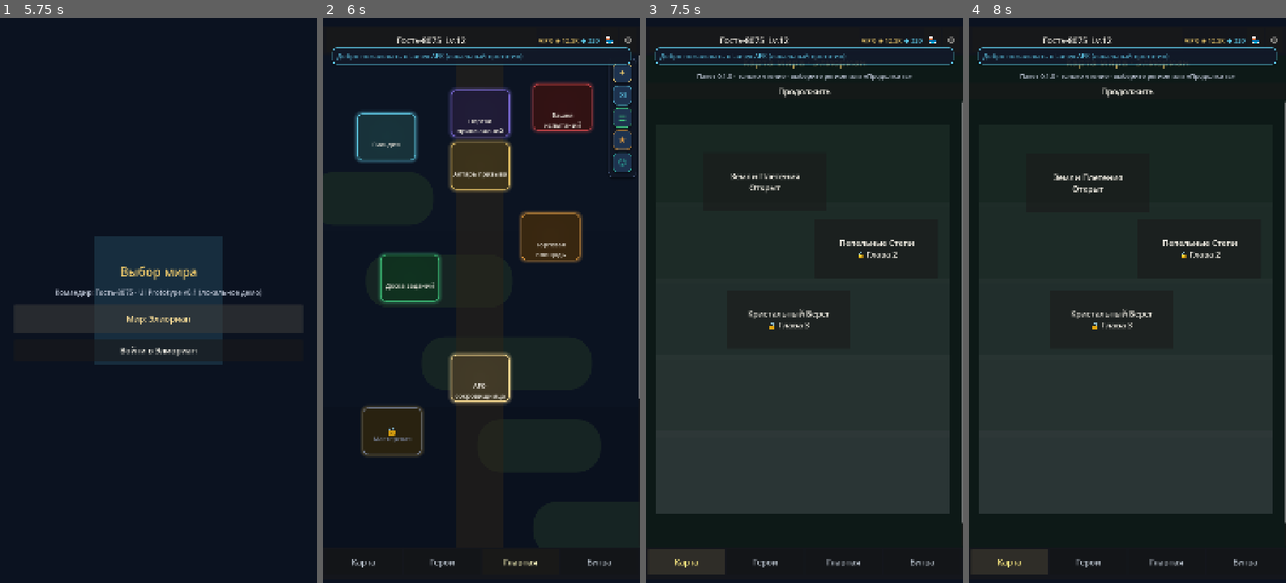
Above: before the commit, frames 1-4 (left to right).
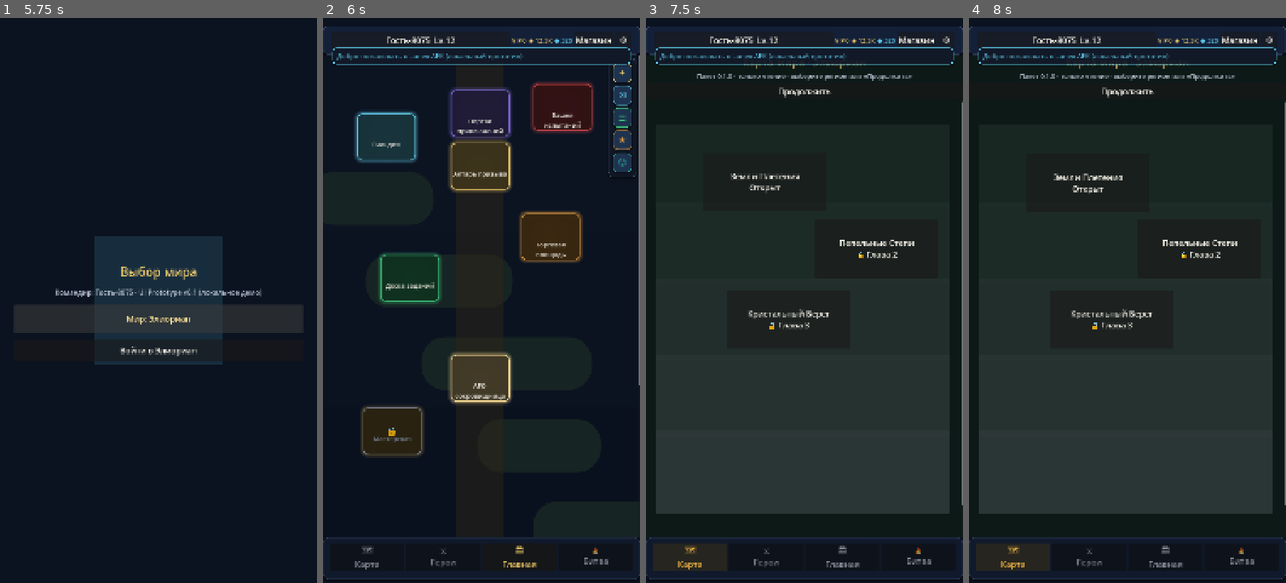
Above: after the commit, the same moments.

Repository: maillunex-lang/number5
Game: Godot game, scene res://scenes/bootstrap/splash.tscn
Same seed, same stepped clock (60 frames per second), same inputs: the game is played once before the commit and once after it.
Inputs (mouse positions are in pixels of both pictures, inside the frame that each line leads up to):
- Up to frame 1 (5.75 s): tap Enter at 0.5 s; move the mouse to (228, 272) at 0.52 s; click (228, 272) at 0.67 s; move the mouse to (95, 328) at 1.27 s; click (95, 328) at 1.42 s; move the mouse to (190, 176) at 2.02 s; click (190, 176) at 2.17 s; click (158, 57) at 2.77 s; type "12" at 2.85 s; click (158, 80) at 3 s; type "12" at 3.08 s; click "Войти (локальное демо)" at 3.5 s; click "Гостевой вход" at 4.25 s; click "Мир: Элиориан" at 5 s
- Up to frame 2 (6 s): click "Войти в Элиориан" at 5.75 s
- Up to frame 3 (7.5 s): click "🏪" (after the commit: "Магазин") at 6.5 s; click "Карта" (after the commit: "🗺 Карта") at 7.25 s
- Up to frame 4 (8 s): no input

Frame 1 is identical in both runs. In frame 2, 2.9% of the frame differs, in the area x 0-100%, y 1-100%; in frame 3, 3.4%; in frame 4, 3.4%.

Commit message:
feat(admin-studio): full design/content combine (schema 2)
Add theme/shell/strings/motion/assets package docs and Studio modules
(Theme, Shell, Strings, Motion, Assets, Packages diff/publish/rollback).
Godot ThemeManager, UIFactory, TopBar/BottomNav read the package.

Co-authored-by: maillunex-lang <maillunex-lang@users.noreply.github.com>

Diff:
--- /dev/null
+++ b/content/packages/0.1.0/assets.json
@@ -0,0 +1,35 @@
+{
+  "items": [
+    {
+      "id": "icon_app",
+      "path": "res://assets/ui/icon.svg",
+      "role": "app_icon",
+      "tags": ["ui", "brand"],
+      "note": "Иконка приложения"
+    },
+    {
+      "id": "font_display",
+      "path": "res://fonts/Cinzel-Bold.ttf",
+      "role": "font_display",
+      "tags": ["font"]
+    },
+    {
+      "id": "font_ui",
+      "path": "res://fonts/OpenSans-SemiBold.ttf",
+      "role": "font_ui",
+      "tags": ["font"]
+    },
+    {
+      "id": "placeholder_building",
+      "path": "",
+      "role": "building_art",
+      "tags": ["hub", "placeholder"],
+      "note": "Слот арта здания — назначьте PNG/WebP через Studio"
+    }
+  ],
+  "bindings": {
+    "hub.building.summon": "placeholder_building",
+    "hub.building.guild": "placeholder_building",
+    "shell.brand": "icon_app"
+  }
+}
--- /dev/null
+++ b/content/packages/0.1.0/motion.json
@@ -0,0 +1,11 @@
+{
+  "transition_ms": 280,
+  "parallax_enabled": true,
+  "hub_pulse": true,
+  "hub_pulse_sec": 1.1,
+  "particle_scale": 1.0,
+  "max_active_fx": 24,
+  "hub_decor_layers": 3,
+  "building_float": true,
+  "toast_ms": 2200
+}
--- /dev/null
+++ b/content/packages/0.1.0/shell.json
@@ -0,0 +1,32 @@
+{
+  "top_bar": {
+    "show_profile": true,
+    "show_gold": true,
+    "show_diamonds": true,
+    "show_vip": true,
+    "show_shop": true,
+    "show_settings": true,
+    "shop_label": "Магазин",
+    "height": 96,
+    "bg": "#132038",
+    "border": "#3A4A68"
+  },
+  "bottom_nav": {
+    "height": 110,
+    "bg": "#101A2C",
+    "border": "#3A4A68",
+    "tabs": [
+      { "id": "map", "label": "Карта", "icon": "🗺", "enabled": true },
+      { "id": "heroes", "label": "Герои", "icon": "⚔", "enabled": true },
+      { "id": "hub", "label": "Главная", "icon": "🏛", "enabled": true },
+      { "id": "battle", "label": "Битва", "icon": "🔥", "enabled": true }
+    ]
+  },
+  "safe_area": {
+    "top": 0,
+    "bottom": 0,
+    "left": 0,
+    "right": 0
+  },
+  "welcome_toast": "Добро пожаловать в Lunex AFK (локальный прототип)"
+}
--- /dev/null
+++ b/content/packages/0.1.0/strings.json
@@ -0,0 +1,21 @@
+{
+  "locale": "ru",
+  "entries": {
+    "app.name": "Lunex AFK",
+    "nav.map": "Карта",
+    "nav.heroes": "Герои",
+    "nav.hub": "Главная",
+    "nav.battle": "Битва",
+    "shell.shop": "Магазин",
+    "hub.title": "Главный хаб",
+    "map.title": "Карта мира · Элиориан",
+    "map.continue": "Продолжить",
+    "heroes.title": "Коллекция героев",
+    "battle.title": "Арена режимов",
+    "common.back": "Назад",
+    "common.demo": "Демо",
+    "common.save": "Сохранить",
+    "auth.guest": "Войти как гость",
+    "empty.generic": "Пока пусто — загляните позже"
+  }
+}
--- /dev/null
+++ b/content/packages/0.1.0/theme.json
@@ -0,0 +1,41 @@
+{
+  "id": "lunex-default",
+  "title": "Lunex Anime Fantasy",
+  "radius": { "sm": 10, "md": 14, "lg": 18, "xl": 22 },
+  "spacing": { "xs": 6, "sm": 10, "md": 16, "lg": 24 },
+  "fonts": {
+    "display": "res://fonts/Cinzel-Bold.ttf",
+    "ui": "res://fonts/OpenSans-SemiBold.ttf",
+    "body": "res://fonts/OpenSans-Regular.ttf"
+  },
+  "palette": {
+    "bg_deep": "#0B1220",
+    "bg_mid": "#132038",
+    "bg_panel": "#1A2A45",
+    "bg_panel_alt": "#243552",
+    "gold": "#E8C56A",
+    "gold_dim": "#A8893E",
+    "gold_bright": "#FFE29A",
+    "cyan": "#5EC8E8",
+    "teal": "#2A9B8F",
+    "crimson": "#C4454A",
+    "emerald": "#3DBE7A",
+    "amber": "#E09A3E",
+    "text_primary": "#F4F0E6",
+    "text_secondary": "#B8C0D0",
+    "text_muted": "#7A8499",
+    "frame_outer": "#3A4A68",
+    "frame_inner": "#C9A84C",
+    "button_normal": "#1E334F",
+    "button_hover": "#2A4568",
+    "button_pressed": "#15263C",
+    "nav_active": "#E8C56A",
+    "nav_idle": "#8A94A8"
+  },
+  "components": {
+    "button_height": 64,
+    "gold_button_height": 72,
+    "panel_border": 2,
+    "shadow_size": 6
+  }
+}
--- a/scenes/hub/hub_root.gd
+++ b/scenes/hub/hub_root.gd
@@ -266,12 +266,13 @@
 	ScreenRouter.go(route, payload)
 
 func _start_ambient() -> void:
-	if ThemeManager.max_active_fx <= 0:
-		return
+	if ThemeManager.max_active_fx <= 0 or not ThemeManager.hub_pulse:
+		return
+	var sec := ThemeManager.hub_pulse_sec
 	for p in _pulse_nodes:
 		var tw := create_tween().set_loops()
-		tw.tween_property(p, "modulate", Color(1.15, 1.1, 1.0, 1), 1.1)
-		tw.tween_property(p, "modulate", Color(1, 1, 1, 1), 1.1)
+		tw.tween_property(p, "modulate", Color(1.15, 1.1, 1.0, 1), sec)
+		tw.tween_property(p, "modulate", Color(1, 1, 1, 1), sec)
 
 func _apply_quality() -> void:
 	_fx.visible = ThemeManager.hub_decor_layers >= 2
--- a/scenes/map/map_root.gd
+++ b/scenes/map/map_root.gd
@@ -6,7 +6,7 @@
 @onready var _title: Label = $Header/Title
 
 func _ready() -> void:
-	_title.text = "Карта мира · Элиориан"
+	_title.text = ContentPackageLoader.tr_key("map.title", "Карта мира · Элиориан")
 	_build()
 	$Header/ContinueBtn.pressed.connect(_on_continue)
 	$Header/BackHint.text = "%s · выберите регион или «Продолжить»" % ContentPackageLoader.package_label()
--- a/scenes/shell/bottom_nav.gd
+++ b/scenes/shell/bottom_nav.gd
@@ -5,21 +5,50 @@
 
 func setup(shell: Node) -> void:
 	_shell = shell
+	_apply_shell_chrome()
 	_buttons = {
 		"map": $Pad/Row/Map,
 		"heroes": $Pad/Row/Heroes,
 		"hub": $Pad/Row/Hub,
 		"battle": $Pad/Row/Battle,
 	}
+	_apply_tab_labels()
 	_buttons["map"].pressed.connect(func(): _shell.on_nav("map"))
 	_buttons["heroes"].pressed.connect(func(): _shell.on_nav("heroes"))
 	_buttons["hub"].pressed.connect(func(): _shell.on_nav("hub"))
 	_buttons["battle"].pressed.connect(func(): _shell.on_nav("battle"))
 	set_active("hub")
+	ContentPackageLoader.package_loaded.connect(func(_v):
+		_apply_shell_chrome()
+		_apply_tab_labels()
+	)
+
+func _apply_shell_chrome() -> void:
+	var bn: Dictionary = ContentPackageLoader.shell.get("bottom_nav", {})
+	var h := float(bn.get("height", 110))
+	custom_minimum_size.y = h
+	var bg := Color(str(bn.get("bg", "#101A2C")))
+	var border := Color(str(bn.get("border", "#3A4A68")))
+	add_theme_stylebox_override("panel", UIFactory.panel_style(bg, border, ThemeManager.radius("lg"), 2))
+
+func _apply_tab_labels() -> void:
+	var tabs: Array = ContentPackageLoader.get_shell_tabs()
+	var by_id := {}
+	for t in tabs:
+		by_id[str(t.get("id", ""))] = t
+	for id in _buttons.keys():
+		var b: Button = _buttons[id]
+		var conf: Dictionary = by_id.get(id, {})
+		var label := ContentPackageLoader.tr_key("nav.%s" % id, str(conf.get("label", id)))
+		var icon := str(conf.get("icon", ""))
+		b.text = ("%s\n%s" % [icon, label]) if icon != "" else label
+		b.visible = bool(conf.get("enabled", true)) if not conf.is_empty() else true
 
 func set_active(tab: String) -> void:
+	var active_c := ThemeManager.color("nav_active", LunexColors.NAV_ACTIVE)
+	var idle_c := ThemeManager.color("nav_idle", LunexColors.NAV_IDLE)
 	for k in _buttons:
 		var b: Button = _buttons[k]
 		var on: bool = (str(k) == tab)
-		b.modulate = Color(1.15, 1.05, 0.85) if on else Color(0.75, 0.8, 0.88)
+		b.modulate = active_c if on else idle_c
 		b.disabled = false
--- a/scenes/shell/game_shell.gd
+++ b/scenes/shell/game_shell.gd
@@ -29,7 +29,13 @@
 	show_tab(UIStateManager.current_tab if UIStateManager.current_tab != "" else "hub")
 	ScreenRouter._current = "ROOT-03"
 	ScreenRouter._history = ["ROOT-03"]
-	NotificationManager.info("Добро пожаловать в Lunex AFK (локальный прототип)")
+	var welcome := ContentPackageLoader.tr_key(
+		"app.name",
+		str(ContentPackageLoader.shell.get("welcome_toast", "Добро пожаловать в Lunex AFK (локальный прототип)"))
+	)
+	if ContentPackageLoader.shell.has("welcome_toast"):
+		welcome = str(ContentPackageLoader.shell["welcome_toast"])
+	NotificationManager.info(welcome)
 
 func _load_tabs() -> void:
 	var paths := {
--- a/scenes/shell/top_bar.gd
+++ b/scenes/shell/top_bar.gd
@@ -5,14 +5,35 @@
 @onready var _gold: Label = $Pad/Row/Gold
 @onready var _dia: Label = $Pad/Row/Dia
 @onready var _vip: Label = $Pad/Row/Vip
+@onready var _shop: Button = $Pad/Row/ShopBtn
+@onready var _settings: Button = $Pad/Row/SettingsBtn
 
 func setup(shell: Node) -> void:
 	_shell = shell
+	_apply_shell_chrome()
 	_profile_btn.pressed.connect(func(): ScreenRouter.go("PROFILE-01"))
-	$Pad/Row/ShopBtn.pressed.connect(func(): ScreenRouter.go("HUB-06"))
-	$Pad/Row/SettingsBtn.pressed.connect(func(): ScreenRouter.go("SETTINGS-01"))
+	_shop.pressed.connect(func(): ScreenRouter.go("HUB-06"))
+	_settings.pressed.connect(func(): ScreenRouter.go("SETTINGS-01"))
 	AppState.currencies_changed.connect(refresh)
+	ContentPackageLoader.package_loaded.connect(func(_v):
+		_apply_shell_chrome()
+		refresh()
+	)
 	refresh()
+
+func _apply_shell_chrome() -> void:
+	var tb: Dictionary = ContentPackageLoader.shell.get("top_bar", {})
+	custom_minimum_size.y = float(tb.get("height", 96))
+	var bg := Color(str(tb.get("bg", "#132038")))
+	var border := Color(str(tb.get("border", "#3A4A68")))
+	add_theme_stylebox_override("panel", UIFactory.panel_style(bg, border, ThemeManager.radius("md"), 2))
+	_profile_btn.visible = bool(tb.get("show_profile", true))
+	_gold.visible = bool(tb.get("show_gold", true))
+	_dia.visible = bool(tb.get("show_diamonds", true))
+	_vip.visible = bool(tb.get("show_vip", true))
+	_shop.visible = bool(tb.get("show_shop", true))
+	_settings.visible = bool(tb.get("show_settings", true))
+	_shop.text = ContentPackageLoader.tr_key("shell.shop", str(tb.get("shop_label", "Магазин")))
 
 func refresh() -> void:
 	if _profile_btn == null:
--- a/scripts/autoload/content_package_loader.gd
+++ b/scripts/autoload/content_package_loader.gd
@@ -16,6 +16,11 @@
 var heroes_pack: Dictionary = {}
 var battle_modes: Dictionary = {}
 var features: Dictionary = {}
+var theme: Dictionary = {}
+var shell: Dictionary = {}
+var strings: Dictionary = {}
+var motion: Dictionary = {}
+var assets: Dictionary = {}
 var loaded: bool = false
 
 func _ready() -> void:
@@ -32,7 +37,6 @@
 
 func load_package(ver: String) -> bool:
 	var base := "%s/%s" % [BUNDLED_ROOT, ver]
-	# Optional override from user cache (local Studio publish sync)
 	var cache_base := "%s/%s" % [CACHE_ROOT, ver]
 	if DirAccess.open(cache_base) != null and FileAccess.file_exists("%s/hub.json" % cache_base):
 		base = cache_base
@@ -54,12 +58,33 @@
 	heroes_pack = _read_json("%s/heroes.json" % base)
 	battle_modes = _read_json("%s/battle_modes.json" % base)
 	features = _read_json("%s/features.json" % base)
+	theme = _read_json("%s/theme.json" % base)
+	shell = _read_json("%s/shell.json" % base)
+	strings = _read_json("%s/strings.json" % base)
+	motion = _read_json("%s/motion.json" % base)
+	assets = _read_json("%s/assets.json" % base)
 
 func reload() -> bool:
 	return load_active_package()
 
 func package_label() -> String:
 	return "Пакет %s · только чтение" % version
+
+func tr_key(key: String, fallback: String = "") -> String:
+	var entries: Dictionary = strings.get("entries", {})
+	if entries.has(key):
+		return str(entries[key])
+	return fallback if fallback != "" else key
+
+func color_of(key: String, fallback: Color = Color.WHITE) -> Color:
+	var pal: Dictionary = theme.get("palette", {})
+	if pal.has(key):
+		return Color(str(pal[key]))
+	return fallback
+
+func radius(key: String = "md") -> int:
+	var r: Dictionary = theme.get("radius", {})
+	return int(r.get(key, 14))
 
 func _read_json(path: String) -> Dictionary:
 	if not FileAccess.file_exists(path):
@@ -84,3 +109,11 @@
 
 func get_battle_portals() -> Array:
 	return battle_modes.get("portals", [])
+
+func get_shell_tabs() -> Array:
+	var bn: Dictionary = shell.get("bottom_nav", {})
+	return bn.get("tabs", [])
+
+func get_asset_binding(key: String) -> String:
+	var bindings: Dictionary = assets.get("bindings", {})
+	return str(bindings.get(key, ""))
--- a/scripts/autoload/theme_manager.gd
+++ b/scripts/autoload/theme_manager.gd
@@ -1,7 +1,8 @@
 extends Node
-## GRAPHICS-UI-001 A — только пресеты: low / medium / high / ultra
+## GRAPHICS-UI-001 A — пресеты + тема/motion из контент-пакета
 
 signal preset_changed(preset: String)
+signal theme_reloaded
 
 const PRESETS := ["low", "medium", "high", "ultra"]
 
@@ -13,40 +14,79 @@
 var particle_scale: float = 1.0
 var transition_ms: int = 280
 var hub_decor_layers: int = 3
+var hub_pulse: bool = true
+var hub_pulse_sec: float = 1.1
+var building_float: bool = true
+var toast_ms: int = 2200
+var palette: Dictionary = {}
+var radius_map: Dictionary = {}
+var components: Dictionary = {}
 
 func _ready() -> void:
 	_load_local()
+	_apply_package_theme()
 	apply_preset(preset, false)
+	ContentPackageLoader.package_loaded.connect(func(_v):
+		_apply_package_theme()
+		apply_preset(preset, false)
+		theme_reloaded.emit()
+	)
+
+func _apply_package_theme() -> void:
+	palette = ContentPackageLoader.theme.get("palette", {}).duplicate(true)
+	radius_map = ContentPackageLoader.theme.get("radius", {}).duplicate(true)
+	components = ContentPackageLoader.theme.get("components", {}).duplicate(true)
+	var motion: Dictionary = ContentPackageLoader.motion
+	if not motion.is_empty():
+		if motion.has("transition_ms"):
+			transition_ms = int(motion["transition_ms"])
+		if motion.has("parallax_enabled"):
+			parallax_enabled = bool(motion["parallax_enabled"])
+		if motion.has("particle_scale"):
+			particle_scale = float(motion["particle_scale"])
+		if motion.has("max_active_fx"):
+			max_active_fx = int(motion["max_active_fx"])
+		if motion.has("hub_decor_layers"):
+			hub_decor_layers = int(motion["hub_decor_layers"])
+		hub_pulse = bool(motion.get("hub_pulse", true))
+		hub_pulse_sec = float(motion.get("hub_pulse_sec", 1.1))
+		building_float = bool(motion.get("building_float", true))
+		toast_ms = int(motion.get("toast_ms", 2200))
+
+func color(key: String, fallback: Color = Color.WHITE) -> Color:
+	if palette.has(key):
+		return Color(str(palette[key]))
+	return ContentPackageLoader.color_of(key, fallback)
+
+func radius(key: String = "md") -> int:
+	if radius_map.has(key):
+		return int(radius_map[key])
+	return ContentPackageLoader.radius(key)
 
 func apply_preset(name: String, save: bool = true) -> void:
 	if name not in PRESETS:
 		name = "medium"
 	preset = name
+	# Package motion is baseline; presets scale FX budget.
+	_apply_package_theme()
 	match preset:
 		"low":
-			max_active_fx = 6
+			max_active_fx = mini(max_active_fx, 6)
 			parallax_enabled = false
-			particle_scale = 0.35
-			transition_ms = 160
-			hub_decor_layers = 1
+			particle_scale = minf(particle_scale, 0.35)
+			transition_ms = mini(transition_ms, 160)
+			hub_decor_layers = mini(hub_decor_layers, 1)
+			hub_pulse = false
 		"medium":
-			max_active_fx = 12
-			parallax_enabled = true
-			particle_scale = 0.7
-			transition_ms = 220
-			hub_decor_layers = 2
+			max_active_fx = mini(max_active_fx, 12)
+			particle_scale = minf(particle_scale, 0.7)
+			hub_decor_layers = mini(hub_decor_layers, 2)
 		"high":
-			max_active_fx = 24
-			parallax_enabled = true
-			particle_scale = 1.0
-			transition_ms = 280
-			hub_decor_layers = 3
+			pass
 		"ultra":
-			max_active_fx = 40
-			parallax_enabled = true
-			particle_scale = 1.25
-			transition_ms = 320
-			hub_decor_layers = 4
+			max_active_fx = maxi(max_active_fx, 40)
+			particle_scale = maxf(particle_scale, 1.25)
+			hub_decor_layers = maxi(hub_decor_layers, 4)
 	if save:
 		_save_local()
 	preset_changed.emit(preset)
--- a/scripts/ui/ui_factory.gd
+++ b/scripts/ui/ui_factory.gd
@@ -24,40 +24,64 @@
 static func muted(text: String, size: int = 22) -> Label:
 	return label(text, size, LunexColors.TEXT_MUTED, false)
 
+static func _c(key: String, fallback: Color) -> Color:
+	if Engine.is_editor_hint():
+		return fallback
+	if ThemeManager and ThemeManager.palette.size() > 0:
+		return ThemeManager.color(key, fallback)
+	return fallback
+
+static func _r(key: String, fallback: int) -> int:
+	if Engine.is_editor_hint():
+		return fallback
+	if ThemeManager and ThemeManager.radius_map.size() > 0:
+		return ThemeManager.radius(key)
+	return fallback
+
 static func panel_style(bg: Color = LunexColors.BG_PANEL, border: Color = LunexColors.FRAME_INNER, radius: int = 16, border_w: int = 2) -> StyleBoxFlat:
 	var s := StyleBoxFlat.new()
 	s.bg_color = bg
 	s.border_color = border
 	s.set_border_width_all(border_w)
-	s.set_corner_radius_all(radius)
-	s.content_margin_left = 16
-	s.content_margin_right = 16
-	s.content_margin_top = 12
-	s.content_margin_bottom = 12
+	s.set_corner_radius_all(radius if radius > 0 else _r("md", 16))
+	var spacing_md := 16
+	if not Engine.is_editor_hint() and ContentPackageLoader.theme.has("spacing"):
+		spacing_md = int(ContentPackageLoader.theme["spacing"].get("md", 16))
+	s.content_margin_left = spacing_md
+	s.content_margin_right = spacing_md
+	s.content_margin_top = int(spacing_md * 0.75)
+	s.content_margin_bottom = int(spacing_md * 0.75)
 	s.shadow_color = Color(0, 0, 0, 0.35)
-	s.shadow_size = 6
+	var shadow := 6
+	if not Engine.is_editor_hint() and ThemeManager.components.has("shadow_size"):
+		shadow = int(ThemeManager.components["shadow_size"])
+	s.shadow_size = shadow
 	s.shadow_offset = Vector2(0, 3)
 	return s
 
 static func button_styles() -> Dictionary:
-	var n := panel_style(LunexColors.BUTTON_NORMAL, LunexColors.GOLD_DIM, 14, 2)
-	var h := panel_style(LunexColors.BUTTON_HOVER, LunexColors.GOLD, 14, 2)
-	var p := panel_style(LunexColors.BUTTON_PRESSED, LunexColors.GOLD_BRIGHT, 14, 2)
-	var d := panel_style(LunexColors.BUTTON_DISABLED, LunexColors.FRAME_OUTER, 14, 1)
+	var rad := _r("md", 14)
+	var n := panel_style(_c("button_normal", LunexColors.BUTTON_NORMAL), _c("gold_dim", LunexColors.GOLD_DIM), rad, 2)
+	var h := panel_style(_c("button_hover", LunexColors.BUTTON_HOVER), _c("gold", LunexColors.GOLD), rad, 2)
+	var p := panel_style(_c("button_pressed", LunexColors.BUTTON_PRESSED), _c("gold_bright", LunexColors.GOLD_BRIGHT), rad, 2)
+	var d := panel_style(LunexColors.BUTTON_DISABLED, _c("frame_outer", LunexColors.FRAME_OUTER), rad, 1)
 	return {"normal": n, "hover": h, "pressed": p, "disabled": d}
 
 static func fantasy_button(text: String, min_h: int = 64) -> Button:
+	var h := min_h
+	if not Engine.is_editor_hint() and ThemeManager.components.has("button_height"):
+		h = int(ThemeManager.components["button_height"]) if min_h == 64 else min_h
 	var b := Button.new()
 	b.text = text
-	b.custom_minimum_size = Vector2(0, min_h)
+	b.custom_minimum_size = Vector2(0, h)
 	var st := button_styles()
 	b.add_theme_stylebox_override("normal", st.normal)
 	b.add_theme_stylebox_override("hover", st.hover)
 	b.add_theme_stylebox_override("pressed", st.pressed)
 	b.add_theme_stylebox_override("disabled", st.disabled)
-	b.add_theme_color_override("font_color", LunexColors.TEXT_PRIMARY)
-	b.add_theme_color_override("font_hover_color", LunexColors.GOLD_BRIGHT)
-	b.add_theme_color_override("font_pressed_color", LunexColors.GOLD)
+	b.add_theme_color_override("font_color", _c("text_primary", LunexColors.TEXT_PRIMARY))
+	b.add_theme_color_override("font_hover_color", _c("gold_bright", LunexColors.GOLD_BRIGHT))
+	b.add_theme_color_override("font_pressed_color", _c("gold", LunexColors.GOLD))
 	b.add_theme_font_size_override("font_size", 28)
 	var font := load("res://fonts/OpenSans-SemiBold.ttf")
 	if font:
@@ -66,19 +90,26 @@
 	return b
 
 static func gold_button(text: String, min_h: int = 72) -> Button:
-	var b := fantasy_button(text, min_h)
-	var n := panel_style(Color("5A4318"), LunexColors.GOLD_BRIGHT, 16, 2)
-	var h := panel_style(Color("6E5420"), Color("FFF0C0"), 16, 2)
-	var p := panel_style(Color("3E2E10"), LunexColors.GOLD, 16, 2)
+	var hh := min_h
+	if not Engine.is_editor_hint() and ThemeManager.components.has("gold_button_height"):
+		hh = int(ThemeManager.components["gold_button_height"]) if min_h == 72 else min_h
+	var b := fantasy_button(text, hh)
+	var rad := _r("lg", 16)
+	var n := panel_style(Color("5A4318"), _c("gold_bright", LunexColors.GOLD_BRIGHT), rad, 2)
+	var h := panel_style(Color("6E5420"), Color("FFF0C0"), rad, 2)
+	var p := panel_style(Color("3E2E10"), _c("gold", LunexColors.GOLD), rad, 2)
 	b.add_theme_stylebox_override("normal", n)
 	b.add_theme_stylebox_override("hover", h)
 	b.add_theme_stylebox_override("pressed", p)
-	b.add_theme_color_override("font_color", LunexColors.GOLD_BRIGHT)
+	b.add_theme_color_override("font_color", _c("gold_bright", LunexColors.GOLD_BRIGHT))
 	return b
 
 static func panel(bg: Color = LunexColors.BG_PANEL) -> PanelContainer:
 	var p := PanelContainer.new()
-	p.add_theme_stylebox_override("panel", panel_style(bg))
+	var use_bg := bg
+	if bg == LunexColors.BG_PANEL:
+		use_bg = _c("bg_panel", LunexColors.BG_PANEL)
+	p.add_theme_stylebox_override("panel", panel_style(use_bg, _c("frame_inner", LunexColors.FRAME_INNER), _r("lg", 16), 2))
 	return p
 
 static func vbox(sep: int = 12) -> VBoxContainer:
Not shown, changed: admin-studio/src/App.tsx
Not shown, added: admin-studio/src/pages/AssetsLibrary.tsx
Not shown, changed: admin-studio/src/pages/Dashboard.tsx
Not shown, added: admin-studio/src/pages/MotionEditor.tsx
Not shown, changed: admin-studio/src/pages/PackagesPage.tsx
Not shown, added: admin-studio/src/pages/ShellEditor.tsx
Not shown, added: admin-studio/src/pages/StringsEditor.tsx
Not shown, added: admin-studio/src/pages/ThemeStudio.tsx
Not shown, changed: content/packages/0.1.0/manifest.json
Not shown, changed: admin-studio/server/index.ts
Not shown, changed: admin-studio/src/api/client.ts
Not shown, changed: admin-studio/src/types/content.ts
(and 5 more such lines)
